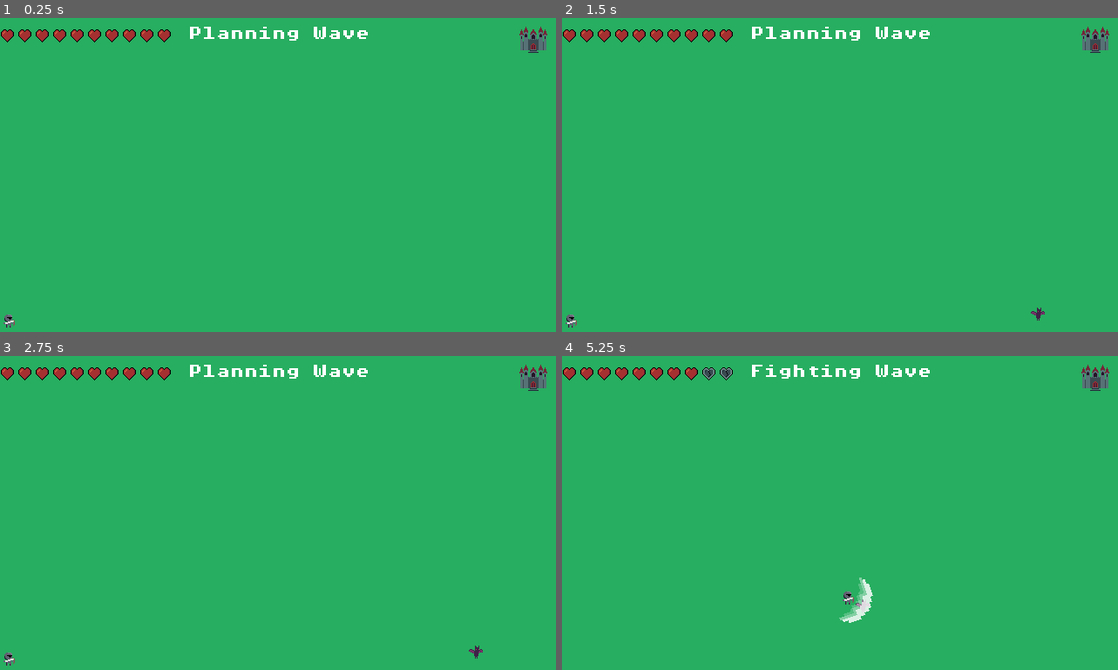
Above: before the commit, frames 1-4 (two rows, left to right).
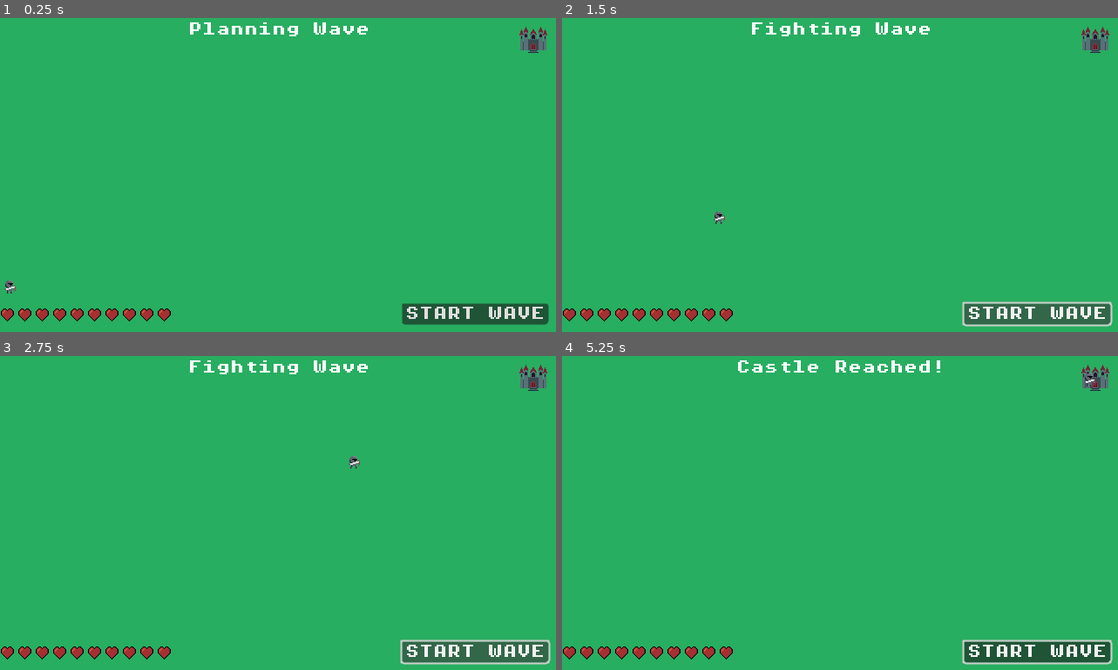
Above: after the commit, the same moments.

Repository: p-lorenzo/reversevs
Game: Godot game, scene res://scenes/world.tscn
Same seed, same stepped clock (60 frames per second), same inputs: the game is played once before the commit and once after it.
Inputs (mouse positions are in pixels of both pictures, inside the frame that each line leads up to):
- Up to frame 1 (0.25 s): no input
- Up to frame 2 (1.5 s): click (1034, 313) at 0.5 s, where only the run after the commit has a clickable "START WAVE"; click (1034, 313) at 1.25 s, where only the run after the commit has a clickable "START WAVE"
- Up to frame 3 (2.75 s): click (472, 651) at 2 s, where only the run after the commit has a clickable "START WAVE"
- Up to frame 4 (5.25 s): tap Enter (ui_accept) at 2.75, 3.02, 3.77 s; move the mouse to (962, 497) at 2.77 s; click (962, 497) at 2.92 s; move the mouse to (728, 528) at 3.52 s; click (728, 528) at 3.67 s; move the mouse to (895, 443) at 4.27 s; click (895, 443) at 4.42 s; move the mouse to (812, 575) at 5.02 s; click (812, 575) at 5.17 s

The runs differ from the first frame. In frame 1, 3.8% of the frame differs, in the area x 0-99%, y 1-99%; in frame 2, 4.1%; in frame 3, 4.1%; in frame 4, 4.6%, in the area x 0-100%, y 1-99%.

Commit message:
chore: improved UI/UX tablet

Diff:
--- a/scenes/hud/hearts.tscn
+++ b/scenes/hud/hearts.tscn
@@ -6,16 +6,19 @@
 
 [node name="Hearts" type="Control"]
 layout_mode = 3
-anchors_preset = 15
-anchor_right = 1.0
+anchors_preset = 2
+anchor_top = 1.0
 anchor_bottom = 1.0
-grow_horizontal = 2
-grow_vertical = 2
+grow_vertical = 0
 
 [node name="HBoxContainer" type="HBoxContainer" parent="."]
-layout_mode = 0
+layout_mode = 1
+anchors_preset = 2
+anchor_top = 1.0
+anchor_bottom = 1.0
+offset_top = -40.0
 offset_right = 40.0
-offset_bottom = 40.0
+grow_vertical = 0
 script = ExtResource("1_ac8lh")
 full_heart = ExtResource("2_1tu2n")
 empty_heart = ExtResource("3_jceic")
--- a/scenes/world.tscn
+++ b/scenes/world.tscn
@@ -6,6 +6,7 @@
 [ext_resource type="Script" uid="uid://borem4ksvhkfm" path="res://scripts/player.gd" id="3_k0juu"]
 [ext_resource type="PackedScene" uid="uid://b30rmn847u86v" path="res://scenes/hud/phase.tscn" id="4_k0juu"]
 [ext_resource type="PackedScene" uid="uid://cclv64l4lj4gt" path="res://scenes/hud/hearts.tscn" id="6_qfnet"]
+[ext_resource type="Theme" uid="uid://d22t3t8dknlxk" path="res://resources/themes/theme.tres" id="7_i7141"]
 
 [sub_resource type="RectangleShape2D" id="RectangleShape2D_rwgxs"]
 size = Vector2(10, 8)
@@ -15,7 +16,7 @@
 
 [node name="Hero" parent="." instance=ExtResource("2_rwgxs")]
 z_index = 1
-position = Vector2(10, 347)
+position = Vector2(11, 308)
 speed = 200.0
 aggro_range = 200.0
 arrival_threshold = 8.0
@@ -51,8 +52,8 @@
 anchors_preset = 5
 anchor_left = 0.5
 anchor_right = 0.5
-offset_top = 10.0
-offset_bottom = 10.0
+offset_top = 5.0
+offset_bottom = 5.0
 grow_horizontal = 2
 
 [node name="phase" parent="CanvasLayer/CenterTop" instance=ExtResource("4_k0juu")]
@@ -64,7 +65,40 @@
 
 [node name="LeftTop" type="Control" parent="CanvasLayer"]
 layout_mode = 3
-anchors_preset = 0
+anchors_preset = 2
+anchor_top = 1.0
+anchor_bottom = 1.0
+grow_vertical = 0
 
 [node name="Hearts" parent="CanvasLayer/LeftTop" instance=ExtResource("6_qfnet")]
 layout_mode = 1
+
+[node name="Control" type="Control" parent="CanvasLayer"]
+layout_mode = 3
+anchors_preset = 3
+anchor_left = 1.0
+anchor_top = 1.0
+anchor_right = 1.0
+anchor_bottom = 1.0
+offset_left = -51.0
+offset_top = -49.0
+offset_right = -11.0
+offset_bottom = -9.0
+grow_horizontal = 0
+grow_vertical = 0
+
+[node name="Button" type="Button" parent="CanvasLayer/Control"]
+layout_mode = 1
+anchors_preset = 3
+anchor_left = 1.0
+anchor_top = 1.0
+anchor_right = 1.0
+anchor_bottom = 1.0
+offset_left = -168.0
+offset_top = -24.0
+grow_horizontal = 0
+grow_vertical = 0
+theme = ExtResource("7_i7141")
+text = "START WAVE"
+
+[connection signal="pressed" from="CanvasLayer/Control/Button" to="Player" method="_on_button_pressed"]
--- a/scripts/player.gd
+++ b/scripts/player.gd
@@ -47,3 +47,7 @@
 
 	if add_to_enemies_group:
 		enemy.add_to_group("enemies")
+
+
+func _on_button_pressed() -> void:
+	Game.start_sim()
Not shown: 1 places in scenes/world.tscn that only renumber resources
